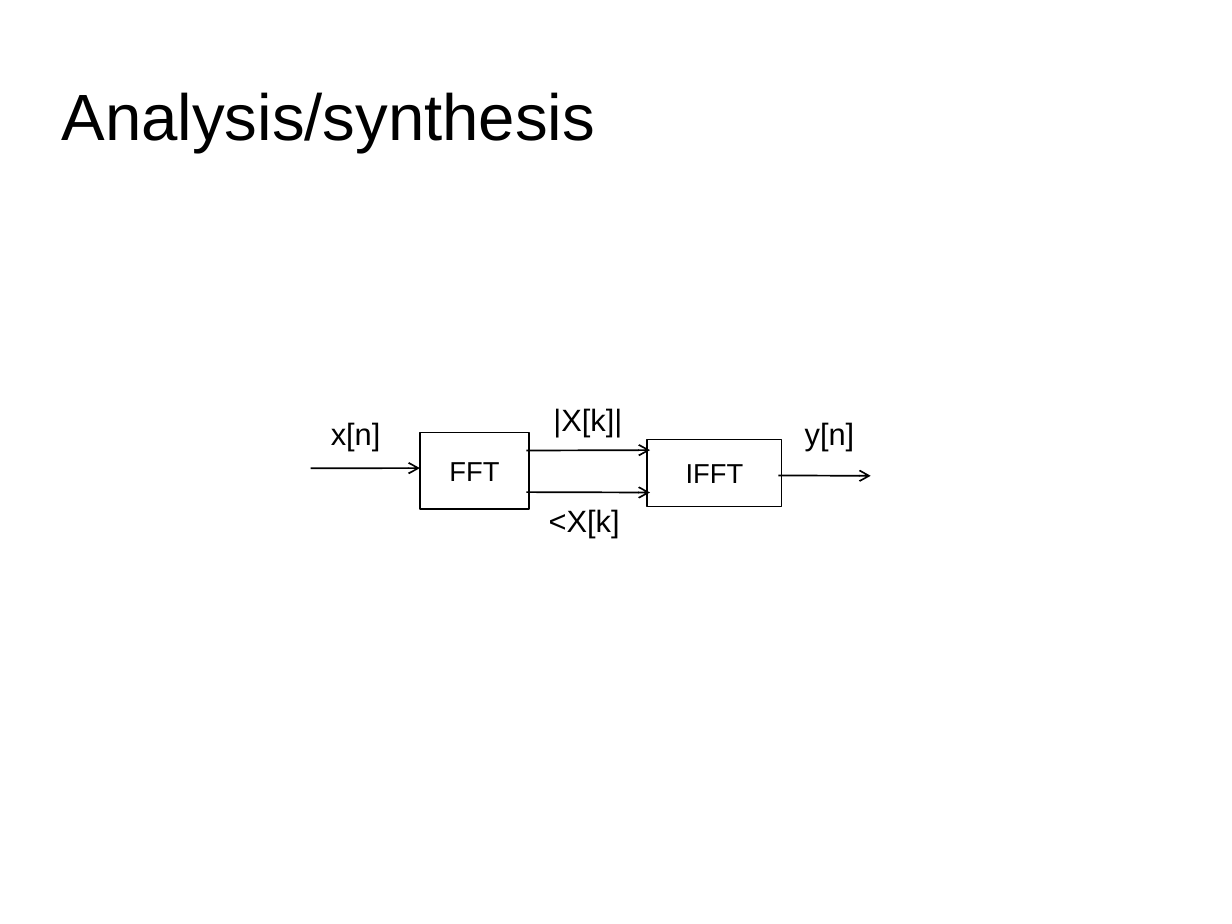
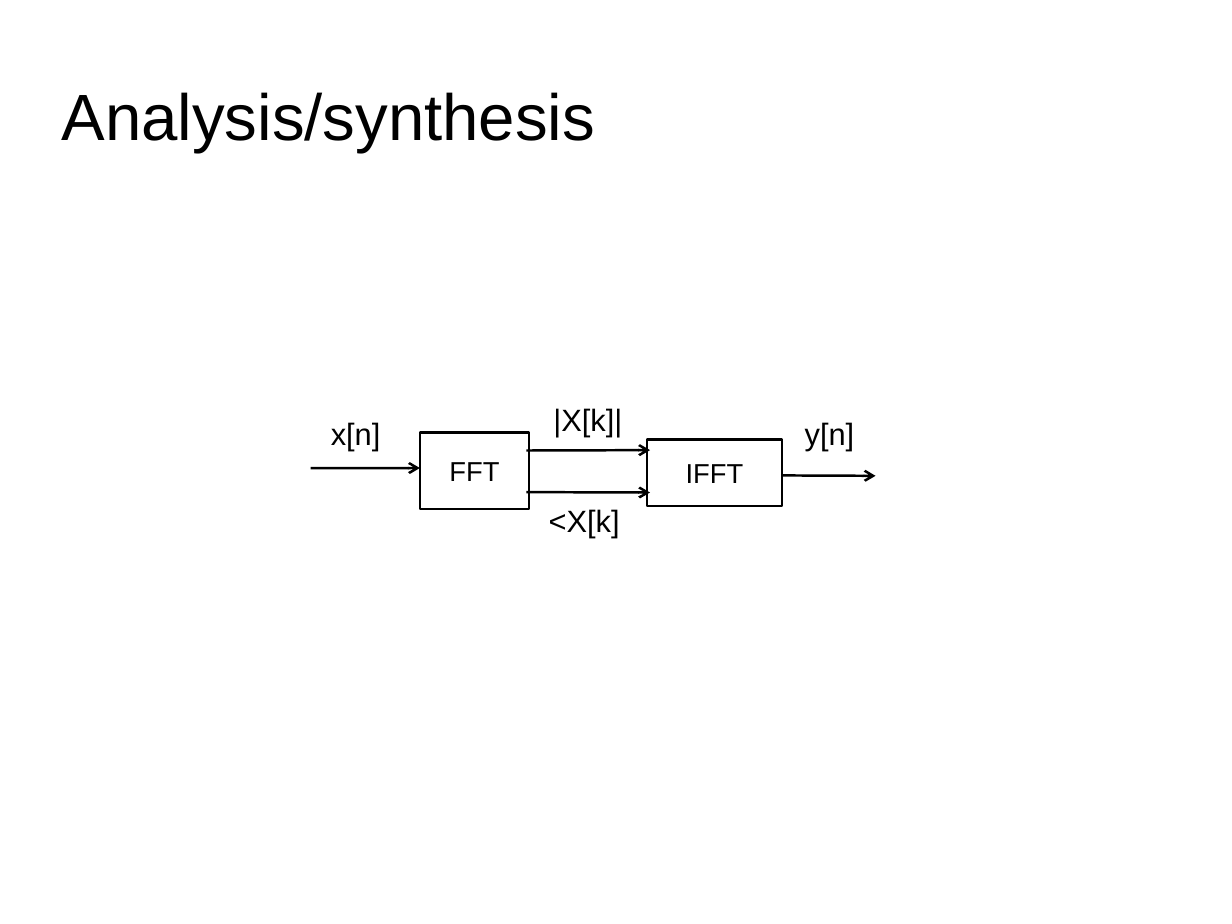
Before and after one commit to MTG/sms-tools, a slide deck: slide 10 of lectures/3-Fourier-theorems/Fourier-theorems-2.odp. Drawn at 1232x924 pixels with LibreOffice and Linux fonts; fonts in the diff are those of the drawing. Boxes give left, top, right and bottom in pixels: in the first picture for what was removed or moved away, otherwise in the second. Text is boxed around its words. In the diff, an @@ line names an element or a change of style, - is before the commit and + after.

Commit message:
changes to lectures

```diff
--- a/lectures/3-Fourier-theorems/Fourier-theorems-2.odp
+++ b/lectures/3-Fourier-theorems/Fourier-theorems-2.odp
@@ rectangle "IFFT" at box(647, 440, 781, 506): outline #000000 0.74 pt to #000000 1.45 pt @@
@@ arrow (310, 468) - (420, 468): stroke #000000 0.99 pt to #000000 1.45 pt @@
@@ arrow (526, 451) - (650, 450): stroke #000000 0.99 pt to #000000 1.45 pt @@
@@ arrow moved from (779, 476) - (871, 476) to (784, 476) - (876, 476) @@
@@ arrow (784, 476) - (876, 476): stroke #000000 0.99 pt to #000000 1.45 pt @@
@@ arrow (526, 492) - (650, 493): stroke #000000 0.99 pt to #000000 1.45 pt @@
```
Also in this commit, not shown: 1 slide added, 9 other files.
